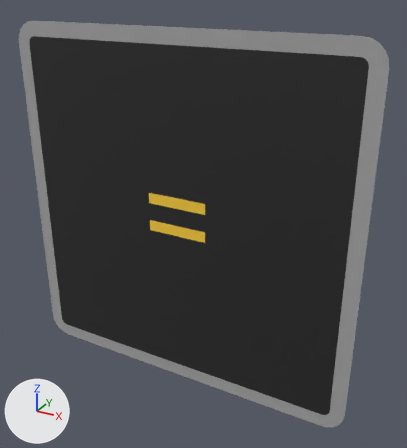
What one commit did to the glTF model panneaux/24_messages_dynamiques/CAR_EGAL.glb.
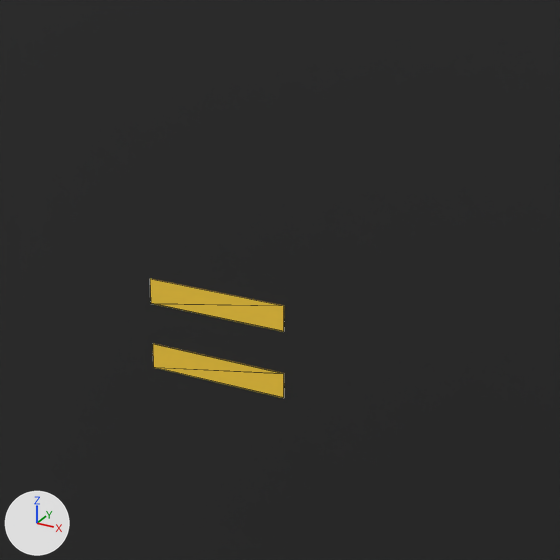
There are two pictures of each version: one whole from a camera (50 mm lens) standing at (0.366, -0.592, 0.304) and looking at (0.031, 0.016, 0.0), one close up on the part from 21% to 79% of the width and 17% to 69% of the height. Lighting does not change. The marker at lower left points along +X, +Y and +Z. The last two pictures show the newer version. The close-ups show mesh edges as thin lines. Where no turn or scale is listed for an object, it has been applied to the vertices. Vertices at exactly the same position are counted once.

Objects in the first close-up: 'CAR_EGAL_fond01', 'CAR_EGAL_txt02'.
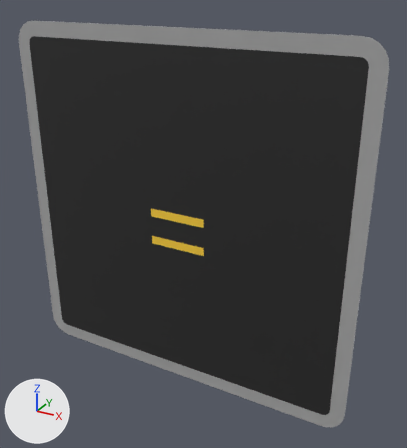
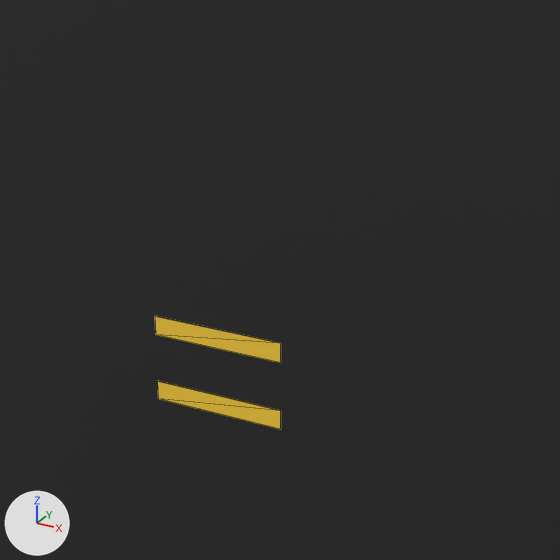
What differs and where, as boxes (x1, y1, x2, y2) in the close-ups (560 x 560 px):
'CAR_EGAL_txt02', reshaped: before (150, 279, 284, 398); after (155, 316, 281, 429)
part 1 of me_t_562, added (yellow): after (155, 316, 281, 363)
part 2 of me_t_562, added (yellow): after (158, 381, 281, 429)
part 3 of me_t_562, deleted (yellow): before (150, 279, 284, 332)
part 4 of me_t_562, deleted (yellow): before (153, 343, 284, 398)

The change, as a list of edits to the scene's bpy script:
```text
Change me_t_562:
    used by ob_car_egal_txt02; location = (0.0, -0.0023, 0.0)
    remove me_t_562.from_pydata(...)  # 16 vertices, 24 faces; spans x -0.0433..0.0433, y -0.0002..0.0002, z -0.0178..0.0372
    add me_t_562.from_pydata(...)  # 16 vertices, 24 faces; spans x -0.0408..0.041, y -0.0002..0.0002, z -0.0377..0.0148
    me_t_562 part 1: a new loose piece, a box spanning x -0.04084..0.04101, y -0.0002..0.0002, z 0.00324..0.01484, in mat_ambre_dynamique (yellow #ffd33f)
    me_t_562 part 2: a new loose piece, a box spanning x -0.04084..0.04101, y -0.0002..0.0002, z -0.03769..-0.02609, in mat_ambre_dynamique (yellow #ffd33f)
    me_t_562 part 3: the loose piece of 8 vertices spanning x -0.0433..0.0433, y -0.0002..0.0002, z 0.0222..0.0372 is deleted
    me_t_562 part 4: the loose piece of 8 vertices spanning x -0.0433..0.0433, y -0.0002..0.0002, z -0.0178..-0.0027 is deleted
```
